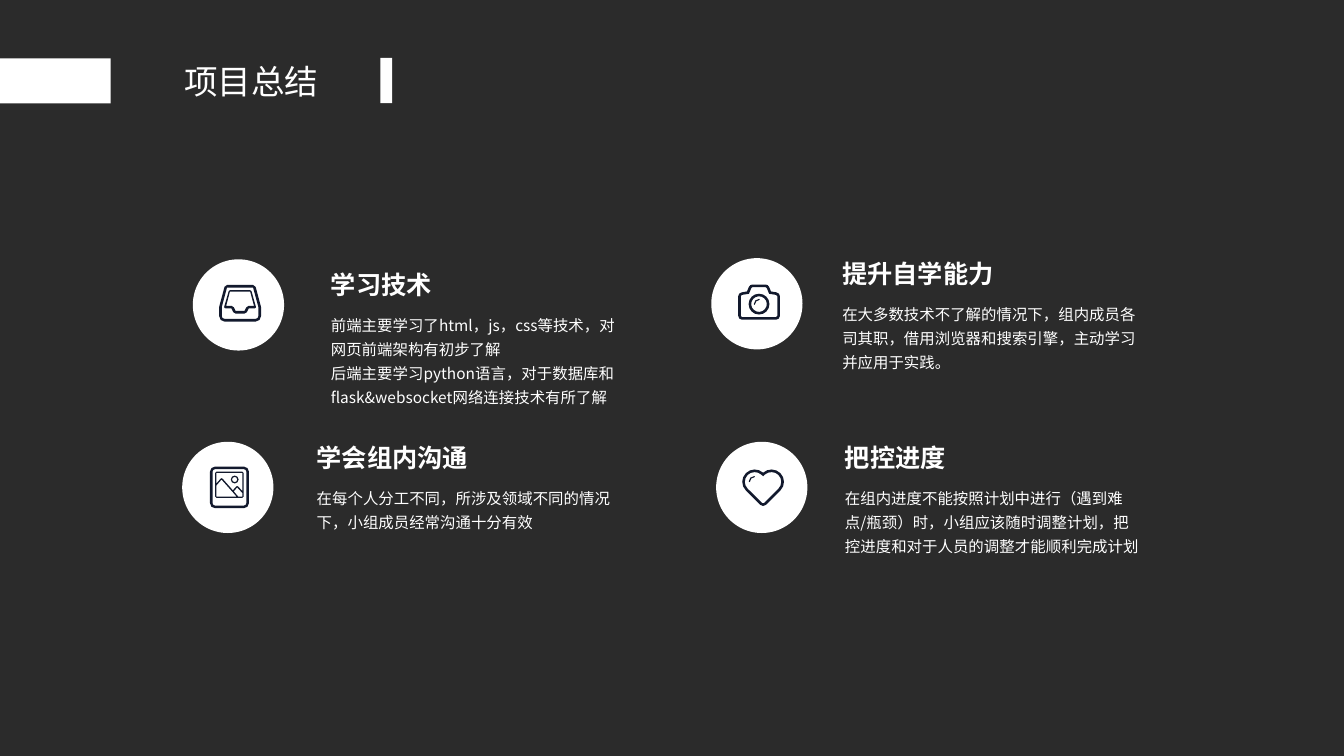
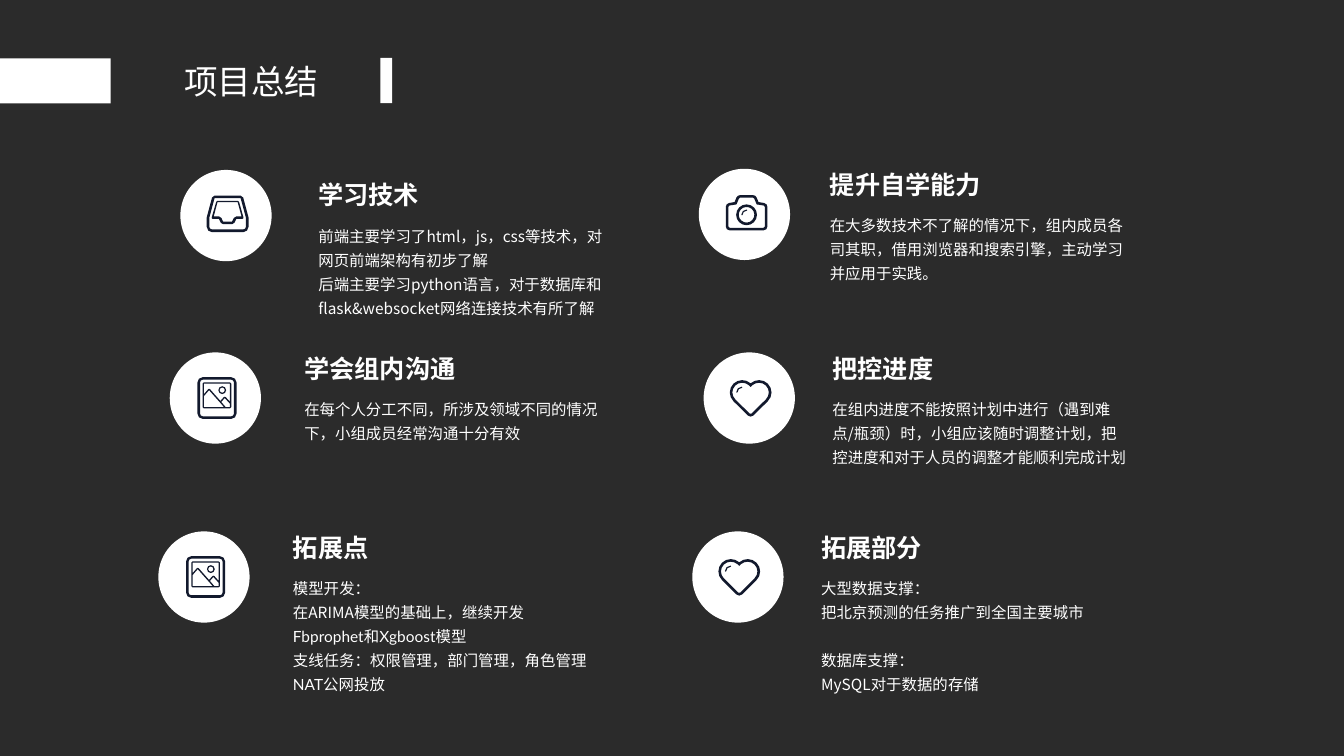
Before and after one commit to justinbelieber/Meteorological-data-analysis, a slide deck: slide 26 of 天气预测系统答辩.pptx (slide 25 before the commit). Drawn at 1344x756 pixels with LibreOffice and Linux fonts; fonts in the diff are those of the drawing; background and template pictures are left out; a plain dark background stands for a picture behind light text. Boxes give left, top, right and bottom in pixels: in the first picture for what was removed or moved away, otherwise in the second. Text is boxed around its words. In the diff, an @@ line names an element or a change of style, - is before the commit and + after.

Commit message:
天气预测系统答辩PPT（新）

```diff
--- a/天气预测系统答辩.pptx
+++ b/天气预测系统答辩.pptx
@@ 4 texts, 3 ellipses, 3 freeform shapes: place and size @@
-4 texts, 3 ellipses, 3 freeform shapes at [182,258,1135,533]
+4 texts, 3 ellipses, 3 freeform shapes at [169,168,1123,445]
@@ 7 freeform shapes, 4 texts, 1 ellipse: place and size @@
-7 freeform shapes, 4 texts, 1 ellipse at [210,272,1139,554]
+7 freeform shapes, 4 texts, 1 ellipse at [198,182,1126,465]
@@ ellipse added at [158,531,250,623], fill #FFFFFF @@
@@ text added at [293,535,369,560], 18 pt, text #FFFFFF, bold @@
+拓展点
@@ ellipse added at [693,531,784,623], fill #FFFFFF @@
@@ text added at [821,535,922,560], 18 pt, text #FFFFFF, bold @@
+拓展部分
@@ freeform shape added at [187,557,226,598], fill #12192D @@
@@ freeform shape added at [192,562,220,588], fill #12192D @@
@@ freeform shape added at [207,566,215,574], fill #12192D @@
@@ freeform shape added at [718,559,762,597], fill #12192D @@
@@ freeform shape added at [725,566,731,572], fill #12192D @@
@@ text added at [293,581,587,692], 11 pt, text #FFFFFF @@
+模型开发：
+在ARIMA模型的基础上，继续开发Fbprophet和Xgboost模型
+支线任务：权限管理，部门管理，角色管理
+NAT公网投放
@@ text added at [821,581,1084,694], 11 pt, text #FFFFFF @@
+大型数据支撑：
+把北京预测的任务推广到全国主要城市
+数据库支撑：
+MySQL对于数据的存储
```
Also in this commit, not shown: 2 other slides changed, 1 slide added.
